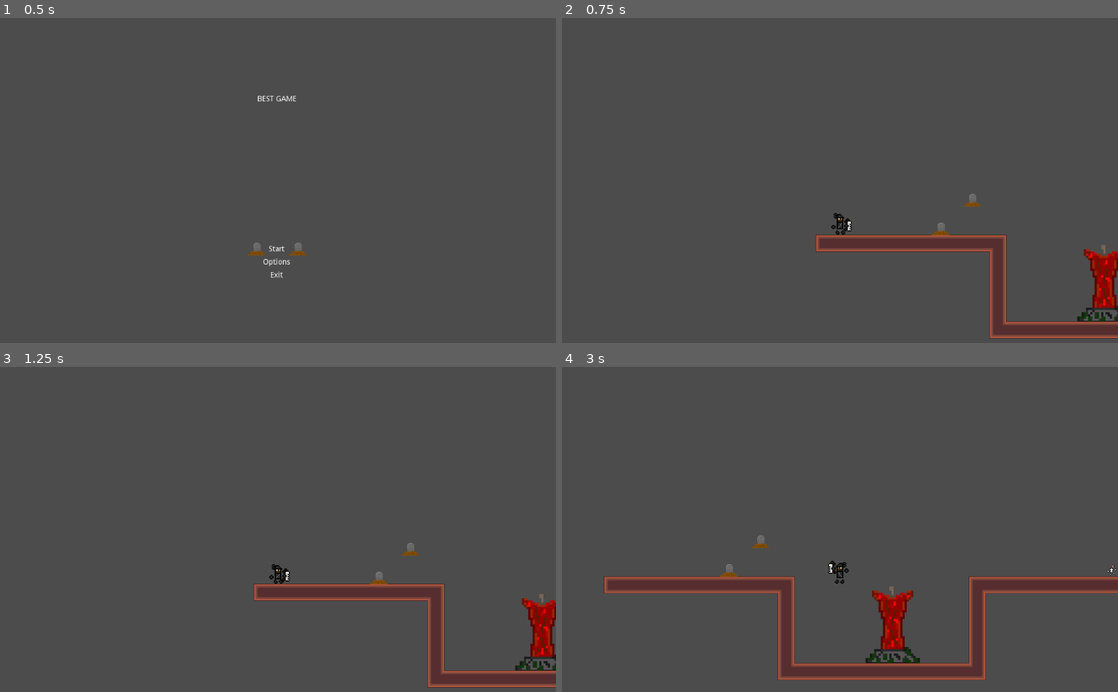
Above: before the commit, frames 1-4 (two rows, left to right).
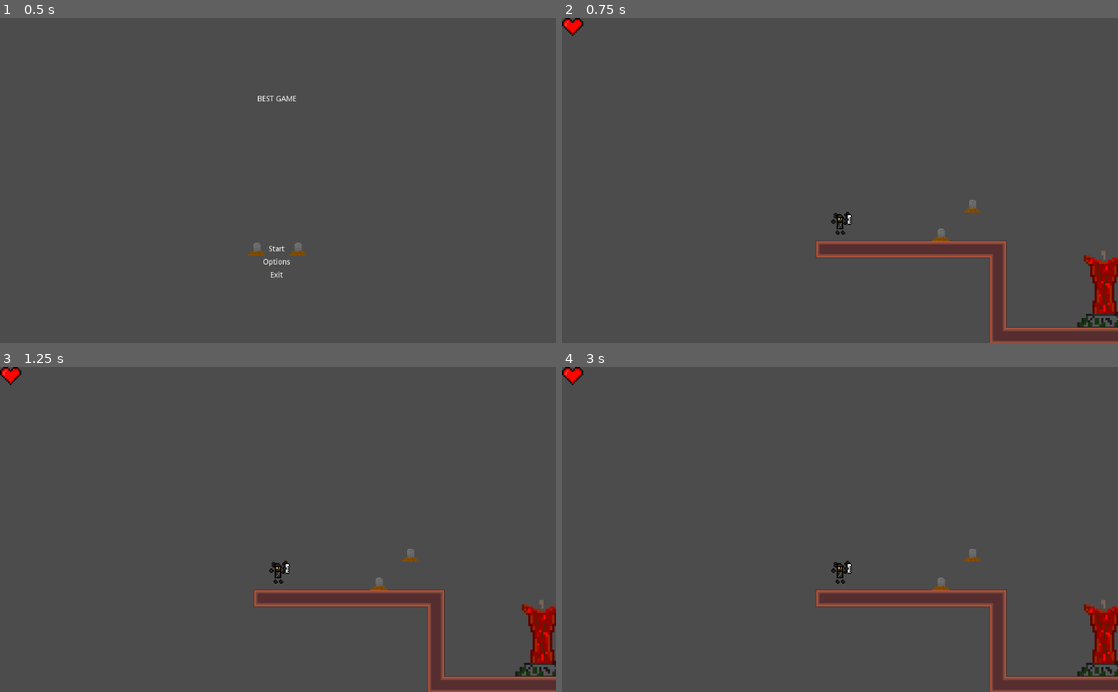
Above: after the commit, the same moments.

Repository: JoelRodri/GodotProject
Game: Godot game, scene res://scenes/Menu.tscn
The game is run twice, just before and just after one commit, with the same random seed, the same clock (stepped at 60 frames per second) and the same inputs.
Inputs (mouse positions are in pixels of both pictures, inside the frame that each line leads up to):
- Up to frame 1 (0.5 s): no input
- Up to frame 2 (0.75 s): click "Start" at 0.5 s
- Up to frame 3 (1.25 s): no input
- Up to frame 4 (3 s): move the mouse to (962, 513) at 1.27 s; hold D (player_right) 1.28-2.78 s; tap W (player_jump) at 1.35, 1.52, 1.82, 2.27, 2.3, 2.57 s; tap Enter at 2 s; move the mouse to (728, 545) at 2.02 s; click (728, 545) at 2.1 s; move the mouse to (895, 458) at 2.77 s; hold Left (player_left) from 2.78 s (still down); hold E (player_usage) from 2.78 s (still down)

Frame 1 is identical in both runs. In frame 2, 4.0% of the frame differs, in the area x 0-100%, y 0-100%; in frame 3, 4.0%; in frame 4, 12%.
Error after the commit: Parse Error: The argument name "dam" is defined multiple times. (res://scripts/Player.gd:131)

Commit message:
j_vidas

Diff:
--- a/ProyectoGODOT/project.godot
+++ b/ProyectoGODOT/project.godot
@@ -8,6 +8,11 @@
 
 config_version=4
 
+_global_script_classes=[  ]
+_global_script_class_icons={
+
+}
+
 [application]
 
 config/name="ProyectoGODOT"
@@ -16,27 +21,27 @@
 
 [autoload]
 
-Checkpoint="*res://scrips/Checkpoint.gd"
+Checkpoint="*res://scripts/Checkpoint.gd"
 
 [input]
 
 player_right={
 "deadzone": 0.5,
-"events": [ Object(InputEventKey,"resource_local_to_scene":false,"resource_name":"","device":0,"alt":false,"shift":false,"control":false,"meta":false,"command":false,"pressed":false,"scancode":0,"physical_scancode":68,"unicode":0,"echo":false,"script":null)
-, Object(InputEventKey,"resource_local_to_scene":false,"resource_name":"","device":0,"alt":false,"shift":false,"control":false,"meta":false,"command":false,"pressed":false,"scancode":0,"physical_scancode":16777233,"unicode":0,"echo":false,"script":null)
+"events": [ Object(InputEventKey,"resource_local_to_scene":false,"resource_name":"","device":0,"alt":false,"shift":false,"control":false,"meta":false,"command":false,"pressed":false,"scancode":68,"unicode":0,"echo":false,"script":null)
+, Object(InputEventKey,"resource_local_to_scene":false,"resource_name":"","device":0,"alt":false,"shift":false,"control":false,"meta":false,"command":false,"pressed":false,"scancode":16777233,"unicode":0,"echo":false,"script":null)
  ]
 }
 player_left={
 "deadzone": 0.5,
-"events": [ Object(InputEventKey,"resource_local_to_scene":false,"resource_name":"","device":0,"alt":false,"shift":false,"control":false,"meta":false,"command":false,"pressed":false,"scancode":0,"physical_scancode":65,"unicode":0,"echo":false,"script":null)
-, Object(InputEventKey,"resource_local_to_scene":false,"resource_name":"","device":0,"alt":false,"shift":false,"control":false,"meta":false,"command":false,"pressed":false,"scancode":0,"physical_scancode":16777231,"unicode":0,"echo":false,"script":null)
+"events": [ Object(InputEventKey,"resource_local_to_scene":false,"resource_name":"","device":0,"alt":false,"shift":false,"control":false,"meta":false,"command":false,"pressed":false,"scancode":16777231,"unicode":0,"echo":false,"script":null)
+, Object(InputEventKey,"resource_local_to_scene":false,"resource_name":"","device":0,"alt":false,"shift":false,"control":false,"meta":false,"command":false,"pressed":false,"scancode":65,"unicode":0,"echo":false,"script":null)
  ]
 }
 player_jump={
 "deadzone": 0.5,
-"events": [ Object(InputEventKey,"resource_local_to_scene":false,"resource_name":"","device":0,"alt":false,"shift":false,"control":false,"meta":false,"command":false,"pressed":false,"scancode":0,"physical_scancode":32,"unicode":0,"echo":false,"script":null)
-, Object(InputEventKey,"resource_local_to_scene":false,"resource_name":"","device":0,"alt":false,"shift":false,"control":false,"meta":false,"command":false,"pressed":false,"scancode":0,"physical_scancode":87,"unicode":0,"echo":false,"script":null)
-, Object(InputEventKey,"resource_local_to_scene":false,"resource_name":"","device":0,"alt":false,"shift":false,"control":false,"meta":false,"command":false,"pressed":false,"scancode":0,"physical_scancode":16777232,"unicode":0,"echo":false,"script":null)
+"events": [ Object(InputEventKey,"resource_local_to_scene":false,"resource_name":"","device":0,"alt":false,"shift":false,"control":false,"meta":false,"command":false,"pressed":false,"scancode":87,"unicode":0,"echo":false,"script":null)
+, Object(InputEventKey,"resource_local_to_scene":false,"resource_name":"","device":0,"alt":false,"shift":false,"control":false,"meta":false,"command":false,"pressed":false,"scancode":32,"unicode":0,"echo":false,"script":null)
+, Object(InputEventKey,"resource_local_to_scene":false,"resource_name":"","device":0,"alt":false,"shift":false,"control":false,"meta":false,"command":false,"pressed":false,"scancode":16777232,"unicode":0,"echo":false,"script":null)
  ]
 }
 player_atack={
@@ -46,7 +51,7 @@
 }
 player_usage={
 "deadzone": 0.5,
-"events": [ Object(InputEventKey,"resource_local_to_scene":false,"resource_name":"","device":0,"alt":false,"shift":false,"control":false,"meta":false,"command":false,"pressed":false,"scancode":0,"physical_scancode":69,"unicode":0,"echo":false,"script":null)
+"events": [ Object(InputEventKey,"resource_local_to_scene":false,"resource_name":"","device":0,"alt":false,"shift":false,"control":false,"meta":false,"command":false,"pressed":false,"scancode":69,"unicode":0,"echo":false,"script":null)
  ]
 }
 
--- a/ProyectoGODOT/scenes/Menu.tscn
+++ b/ProyectoGODOT/scenes/Menu.tscn
@@ -1,7 +1,7 @@
 [gd_scene load_steps=3 format=2]
 
 [ext_resource path="res://scenes/TextureButton.tscn" type="PackedScene" id=1]
-[ext_resource path="res://scrips/Menu.gd" type="Script" id=2]
+[ext_resource path="res://scripts/Menu.gd" type="Script" id=2]
 
 [node name="MainMenu" type="Node"]
 script = ExtResource( 2 )
@@ -60,9 +60,8 @@
 focus_neighbour_bottom = NodePath("../Start")
 text = "Exit"
 arrow_margin_from_center = 35
-
+[connection signal="pressed" from="VBoxContainer/VBoxContainer/Start" to="." method="_on_Start_pressed"]
 [connection signal="pressed" from="VBoxContainer/VBoxContainer/Start" to="." method="_on_TextureButton_pressed"]
-[connection signal="pressed" from="VBoxContainer/VBoxContainer/Start" to="." method="_on_Start_pressed"]
 [connection signal="pressed" from="VBoxContainer/VBoxContainer/Options" to="." method="_on_Options_pressed"]
 [connection signal="pressed" from="VBoxContainer/VBoxContainer/Options" to="." method="_on_TextureButton2_pressed"]
 [connection signal="pressed" from="VBoxContainer/VBoxContainer/Exit" to="." method="_on_Exit_pressed"]
--- a/ProyectoGODOT/scenes/Player.tscn
+++ b/ProyectoGODOT/scenes/Player.tscn
@@ -1,12 +1,12 @@
 [gd_scene load_steps=11 format=2]
 
 [ext_resource path="res://assets/images/CarreteAttackRunIddleFallV.3.png" type="Texture" id=1]
-[ext_resource path="res://scrips/Player.gd" type="Script" id=2]
+[ext_resource path="res://scripts/Player.gd" type="Script" id=2]
 
 [sub_resource type="RectangleShape2D" id=1]
 extents = Vector2( 5, 7.5 )
 
-[sub_resource type="Animation" id=7]
+[sub_resource type="Animation" id=2]
 resource_name = "Attack"
 length = 0.5
 tracks/0/type = "value"
@@ -39,8 +39,7 @@
 } ]
 }
 
-[sub_resource type="Animation" id=2]
-resource_name = "Die"
+[sub_resource type="Animation" id=3]
 length = 0.5
 tracks/0/type = "value"
 tracks/0/path = NodePath("Sprite:rotation_degrees")
@@ -149,12 +148,12 @@
 shape = SubResource( 1 )
 
 [node name="AnimationPlayer" type="AnimationPlayer" parent="."]
-anims/Attack = SubResource( 7 )
-anims/Die = SubResource( 2 )
-anims/Idle = SubResource( 3 )
-anims/Jump = SubResource( 4 )
+anims/Attack = SubResource( 2 )
+anims/Die = SubResource( 3 )
+anims/Idle = SubResource( 4 )
+anims/Jump = SubResource( 5 )
 anims/RESET = SubResource( 6 )
-anims/Run = SubResource( 5 )
+anims/Run = SubResource( 7 )
 
 [node name="VisibilityNotifier2D" type="VisibilityNotifier2D" parent="."]
 visible = false
@@ -176,6 +175,5 @@
 
 [node name="Position2D" type="Position2D" parent="."]
 position = Vector2( 7.75, -10.75 )
-
 [connection signal="screen_exited" from="VisibilityNotifier2D" to="." method="_on_VisibilityNotifier2D_screen_exited"]
 [connection signal="body_entered" from="AttackDetector" to="." method="_on_AttackDetector_body_entered"]
--- a/ProyectoGODOT/scenes/Skeleton.tscn
+++ b/ProyectoGODOT/scenes/Skeleton.tscn
@@ -1,7 +1,8 @@
 [gd_scene load_steps=9 format=2]
 
 [ext_resource path="res://assets/images/SkeletonAttackRun.png" type="Texture" id=1]
-[ext_resource path="res://scrips/Skeleton.gd" type="Script" id=2]
+[ext_resource path="res://scripts/Skeleton.gd" type="Script" id=2]
+
 
 [sub_resource type="RectangleShape2D" id=1]
 
--- a/ProyectoGODOT/scenes/TextureButton.tscn
+++ b/ProyectoGODOT/scenes/TextureButton.tscn
@@ -1,7 +1,8 @@
 [gd_scene load_steps=3 format=2]
 
 [ext_resource path="res://assets/images/GraveyardStone.png" type="Texture" id=1]
-[ext_resource path="res://scrips/TextureButton.gd" type="Script" id=2]
+[ext_resource path="res://scripts/TextureButton.gd" type="Script" id=2]
+
 
 [node name="TextureButton" type="TextureButton"]
 margin_top = 150.0
--- a/ProyectoGODOT/scenes/TorreCheckpoint.tscn
+++ b/ProyectoGODOT/scenes/TorreCheckpoint.tscn
@@ -1,7 +1,8 @@
 [gd_scene load_steps=6 format=2]
 
 [ext_resource path="res://assets/images/torreDeControl.png" type="Texture" id=1]
-[ext_resource path="res://scrips/TorreCheckpoint.gd" type="Script" id=2]
+[ext_resource path="res://scripts/TorreCheckpoint.gd" type="Script" id=2]
+
 
 [sub_resource type="RectangleShape2D" id=1]
 extents = Vector2( 24.9348, 61.9873 )
--- a/ProyectoGODOT/scenes/World.tscn
+++ b/ProyectoGODOT/scenes/World.tscn
@@ -1,15 +1,17 @@
-[gd_scene load_steps=11 format=2]
+[gd_scene load_steps=13 format=2]
 
 [ext_resource path="res://scenes/Player.tscn" type="PackedScene" id=1]
 [ext_resource path="res://scenes/AutoTileMapRed.tscn" type="PackedScene" id=2]
 [ext_resource path="res://scenes/Skeleton.tscn" type="PackedScene" id=3]
-[ext_resource path="res://scrips/World.gd" type="Script" id=4]
+[ext_resource path="res://scripts/World.gd" type="Script" id=4]
 [ext_resource path="res://scenes/TorreCheckpoint.tscn" type="PackedScene" id=5]
 [ext_resource path="res://dialogues/1/NPC.tscn" type="PackedScene" id=6]
 [ext_resource path="res://dialogues/1/DialoguePlayer.tscn" type="PackedScene" id=7]
 [ext_resource path="res://dialogues/2/NPC2.gd" type="Script" id=8]
 [ext_resource path="res://dialogues/2/DialoguePlayer2.tscn" type="PackedScene" id=9]
 [ext_resource path="res://dialogues/2/NPC2.tscn" type="PackedScene" id=10]
+[ext_resource path="res://assets/images/Heart.png" type="Texture" id=11]
+[ext_resource path="res://scripts/Life.gd" type="Script" id=12]
 
 [node name="World" type="Node2D"]
 script = ExtResource( 4 )
@@ -44,3 +46,24 @@
 
 [node name="DialoguePlayer2" parent="NPC2" instance=ExtResource( 9 )]
 dialogue_file = "res://dialogues/npc2.json"
+
+[node name="UI" type="CanvasLayer" parent="."]
+
+[node name="Life" type="Control" parent="UI"]
+margin_right = 40.0
+margin_bottom = 40.0
+script = ExtResource( 12 )
+__meta__ = {
+"_edit_use_anchors_": false
+}
+
+[node name="Hearts" type="TextureRect" parent="UI/Life"]
+margin_right = 13.0
+margin_bottom = 11.0
+rect_scale = Vector2( 3, 3 )
+texture = ExtResource( 11 )
+expand = true
+stretch_mode = 2
+__meta__ = {
+"_edit_use_anchors_": false
+}
--- /dev/null
+++ b/ProyectoGODOT/scripts/Life.gd
@@ -0,0 +1,6 @@
+extends Node
+
+var heart_size = 13
+
+func on_player_life_changed(player_hearts: int) -> void:
+	$Hearts.rect_size.x = player_hearts * heart_size
--- a/ProyectoGODOT/scrips/Player.gd
+++ b/ProyectoGODOT/scripts/Player.gd
@@ -1,6 +1,9 @@
 extends KinematicBody2D
 #const FIREBALL = preload("res://scenes/Fireball.tscn")
 enum {MOVING, STOP}
+
+signal life_changed(player_hearts)
+
 
 var speed = Vector2(300, 800)
 var gravity = 1000
@@ -11,18 +14,23 @@
 
 var mirando = true
 
+var max_hearts: int = 2
+var hearts: float = max_hearts
+
+
 func _ready():
 	$AnimationPlayer.play("Idle")
 	$Sprite.rotation_degrees = 0
 	#$Sprite.position = Vector2(0,-8)
-
+	connect("life_changed", get_parent().get_node("UI/Life"), "on_player_life_changed")
+	emit_signal("life_changed", max_hearts)
 func _on_VisibilityNotifier2D_screen_exited():
 	get_tree().reload_current_scene()
 
 func _physics_process(delta):
-	var is_jump_interrupted = Input.is_action_just_released("game_jump") and velocity.y < 0.0
+	var is_jump_interrupted = Input.is_action_just_released("player_jump") and velocity.y < 0.0
 	var direction = get_direction()
-
+	knockback(1,1)
 	calculate_move_velocity(direction, is_jump_interrupted)
 	if(state == STOP):
 		velocity.x = 0
@@ -104,8 +112,7 @@
 func get_direction():
 	return Vector2(
 		Input.get_action_strength("player_right") - Input.get_action_strength("player_left"),
-		-1.0 if Input.is_action_just_pressed("player_jump") and is_on_floor() else 0.0
-	)
+		-1.0 if Input.is_action_just_pressed("player_jump") and is_on_floor() else 0.0)
 #Dialogo
 func set_active(active):
 	set_physics_process(active)
@@ -120,3 +127,22 @@
 
 func _on_AttackDetector_body_entered(body):
 	body.die()
+
+func damage(dam: int, dam: int, force: int) -> void:
+	hearts -= dam
+	emit_signal("life_changed", hearts)
+	knockback(dam, force)
+	flash_effect()
+	if hearts <= 0:
+		die()
+
+
+func flash_effect() -> void:
+	pass
+
+func knockback(dir: int, force: int) -> void:
+	velocity += Vector2(dir, -0.9) * force
+
+#	velocity.x = force
+#	velocity.y = force
+#	velocity = move_and_slide(velocity, Vector2.UP)
--- a/ProyectoGODOT/scrips/Skeleton.gd
+++ b/ProyectoGODOT/scripts/Skeleton.gd
@@ -47,7 +47,9 @@
 	$AnimationPlayer.play("Attack")
 
 func _on_AttackDetector_body_entered(body):
-	body.die()
+	if body.get_name() == "Player":
+		body.damage(1, 1, 2)
+
 	#get_tree().reload_current_scene()
 
 func die():
Binary file added: ProyectoGODOT/assets/images/Heart.png
Not shown, added: ProyectoGODOT/assets/images/Heart.png.import
Not shown: 4 places in ProyectoGODOT/scenes/Player.tscn that only renumber resources
Renamed: ProyectoGODOT/scrips/Checkpoint.gd -> ProyectoGODOT/scripts/Checkpoint.gd
Renamed: ProyectoGODOT/scrips/Menu.gd -> ProyectoGODOT/scripts/Menu.gd
Renamed: ProyectoGODOT/scrips/TextureButton.gd -> ProyectoGODOT/scripts/TextureButton.gd
Renamed: ProyectoGODOT/scrips/TorreCheckpoint.gd -> ProyectoGODOT/scripts/TorreCheckpoint.gd
Renamed: ProyectoGODOT/scrips/World.gd -> ProyectoGODOT/scripts/World.gd
